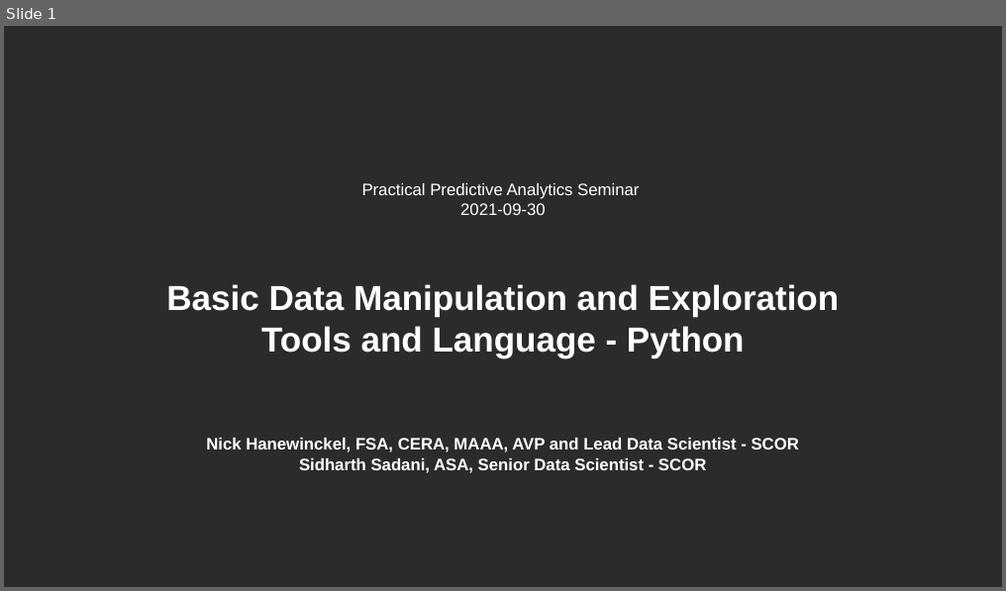
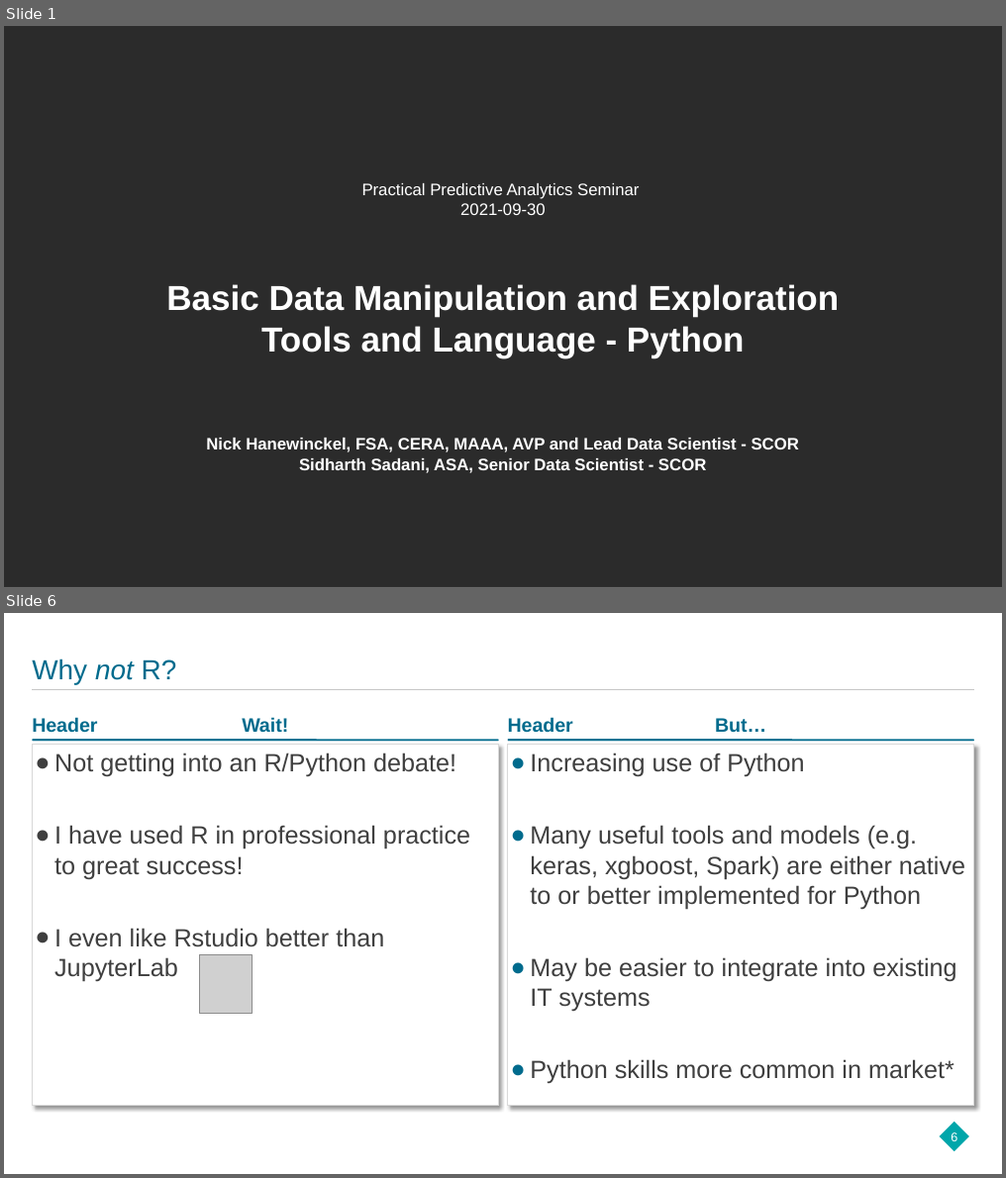
Before and after one commit to hanewinckel/ppas-python, a slide deck: Presentations/PPAS_BasicDataManipulation-Python.pptx. Shown one above the other, each under a label of ours: slide 1 before the commit, slides 1 and 6 after it; the slides between them are not shown. The pictures are 1006x591 and 1006x1178 pixels, drawn with LibreOffice and Linux fonts; fonts in the diff are those of the drawing; grey boxes stand for pictures; background and template pictures are left out; a plain dark background stands for a picture behind light text. Boxes give left, top, right and bottom in pixels: in the first picture for what was removed or moved away, otherwise in the second. Text is boxed around its words. In the diff, an @@ line names an element or a change of style, - is before the commit and + after.

```diff
--- a/Presentations/PPAS_BasicDataManipulation-Python.pptx
+++ b/Presentations/PPAS_BasicDataManipulation-Python.pptx
@@ slide 6 added at [4, 613, 1002, 1174], background #FFFFFF @@
@@ title added at [32, 659, 177, 684], 26.7 pt, text #006B8D @@
+Why not R?
@@ line added from (32, 689) to (974, 689), #C6C6C6 0.5 pt @@
@@ text added at [32, 713, 498, 741], outline #006B8D 1.5 pt, 18.7 pt, text #006B8D, bold @@
+Wait!
@@ text added at [508, 713, 974, 741], outline #006B8D 1.5 pt, 18.7 pt, text #006B8D, bold @@
+But…
@@ text added at [32, 744, 498, 1106], fill #FFFFFF, outline #D9D9D9 0.75 pt, 24 pt, text #3F3F3F @@
+● Not getting into an R/Python debate!
+● I have used R in professional practice to great success!
+● I even like Rstudio better than JupyterLab
@@ rectangle added at [508, 744, 974, 1106], fill #FFFFFF, outline #D9D9D9 0.75 pt, 24 pt, text #3F3F3F @@
+● Increasing use of Python
+● Many useful tools and models (e.g. keras, xgboost, Spark) are either native to or better implemented for Python
+● May be easier to integrate into existing IT systems
+● Python skills more common in market*
@@ picture added at [200, 955, 252, 1013] @@
@@ rectangle added at [940, 1122, 969, 1152], fill #00A6AA @@
@@ page number added at [950, 1133, 957, 1142], 12 pt, text #FFFFFF @@
+6
```
Also in this commit, not shown: 1 slide changed, 16 other slides added.
